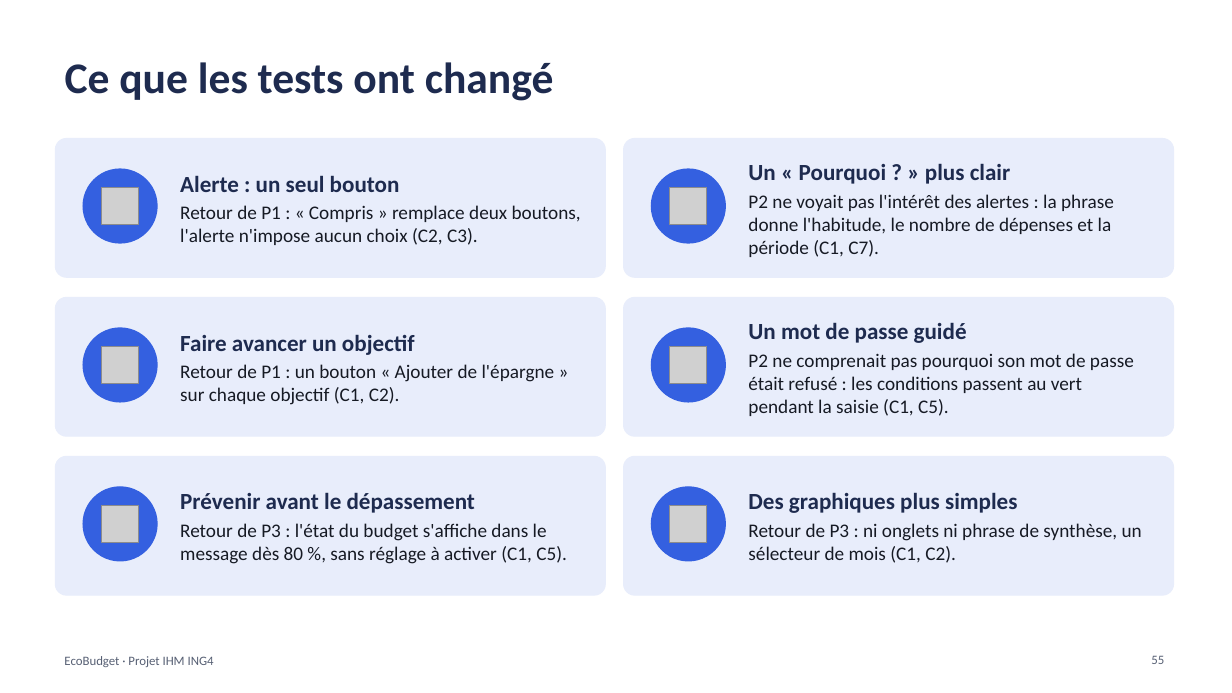
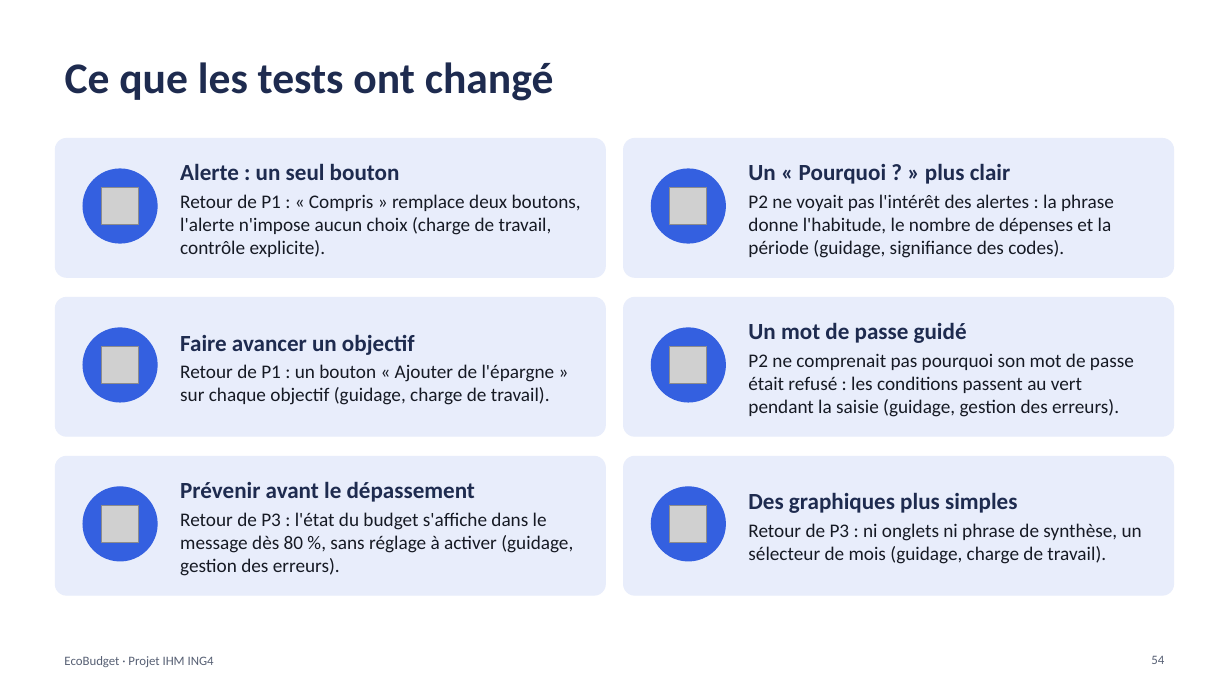
Before and after one commit to kaderouadahi/EcoBudget, a slide deck: slide 54 of livrables/EcoBudget.pptx (slide 55 before the commit). Drawn at 1232x693 pixels with LibreOffice and Linux fonts; fonts in the diff are those of the drawing; grey boxes stand for pictures. Boxes give left, top, right and bottom in pixels: in the first picture for what was removed or moved away, otherwise in the second. Text is boxed around its words. In the diff, an @@ line names an element or a change of style, - is before the commit and + after.

Commit message:
docs: diaporama, contradictions corrigées (conseil « Compris », deux boutons, historique demandé lors des tests, tests finaux terminés)

```diff
--- a/livrables/EcoBudget.pptx
+++ b/livrables/EcoBudget.pptx
@@ text at (180, 194, 581, 257): text changed @@
-Retour de P1 : « Compris » remplace deux boutons, l'alerte n'impose aucun choix (C2, C3).
+Retour de P1 : « Compris » remplace deux boutons, l'alerte n'impose aucun choix (charge de travail, contrôle explicite).
@@ text at (748, 194, 1114, 258): text changed @@
-P2 ne voyait pas l'intérêt des alertes : la phrase donne l'habitude, le nombre de dépenses et la période (C1, C7).
+P2 ne voyait pas l'intérêt des alertes : la phrase donne l'habitude, le nombre de dépenses et la période (guidage, signifiance des codes).
@@ text at (748, 353, 1134, 417): text changed @@
-P2 ne comprenait pas pourquoi son mot de passe était refusé : les conditions passent au vert pendant la saisie (C1, C5).
+P2 ne comprenait pas pourquoi son mot de passe était refusé : les conditions passent au vert pendant la saisie (guidage, gestion des erreurs).
@@ text at (180, 364, 555, 405): text changed @@
-Retour de P1 : un bouton « Ajouter de l'épargne » sur chaque objectif (C1, C2).
+Retour de P1 : un bouton « Ajouter de l'épargne » sur chaque objectif (guidage, charge de travail).
@@ text at (180, 512, 573, 576): text changed @@
-Retour de P3 : l'état du budget s'affiche dans le message dès 80 %, sans réglage à activer (C1, C5).
+Retour de P3 : l'état du budget s'affiche dans le message dès 80 %, sans réglage à activer (guidage, gestion des erreurs).
@@ text at (748, 523, 1142, 564): text changed @@
-Retour de P3 : ni onglets ni phrase de synthèse, un sélecteur de mois (C1, C2).
+Retour de P3 : ni onglets ni phrase de synthèse, un sélecteur de mois (guidage, charge de travail).
@@ page number at (1151, 656, 1164, 664): text changed @@
-55
+54
```
Also in this commit, not shown: 17 other slides changed, 1 slide removed, 1 other file.
